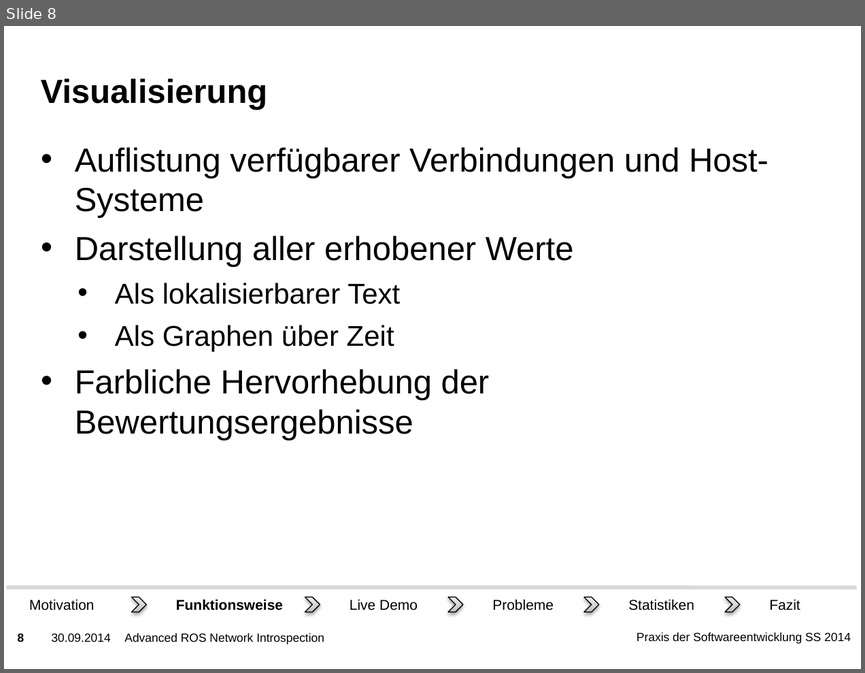
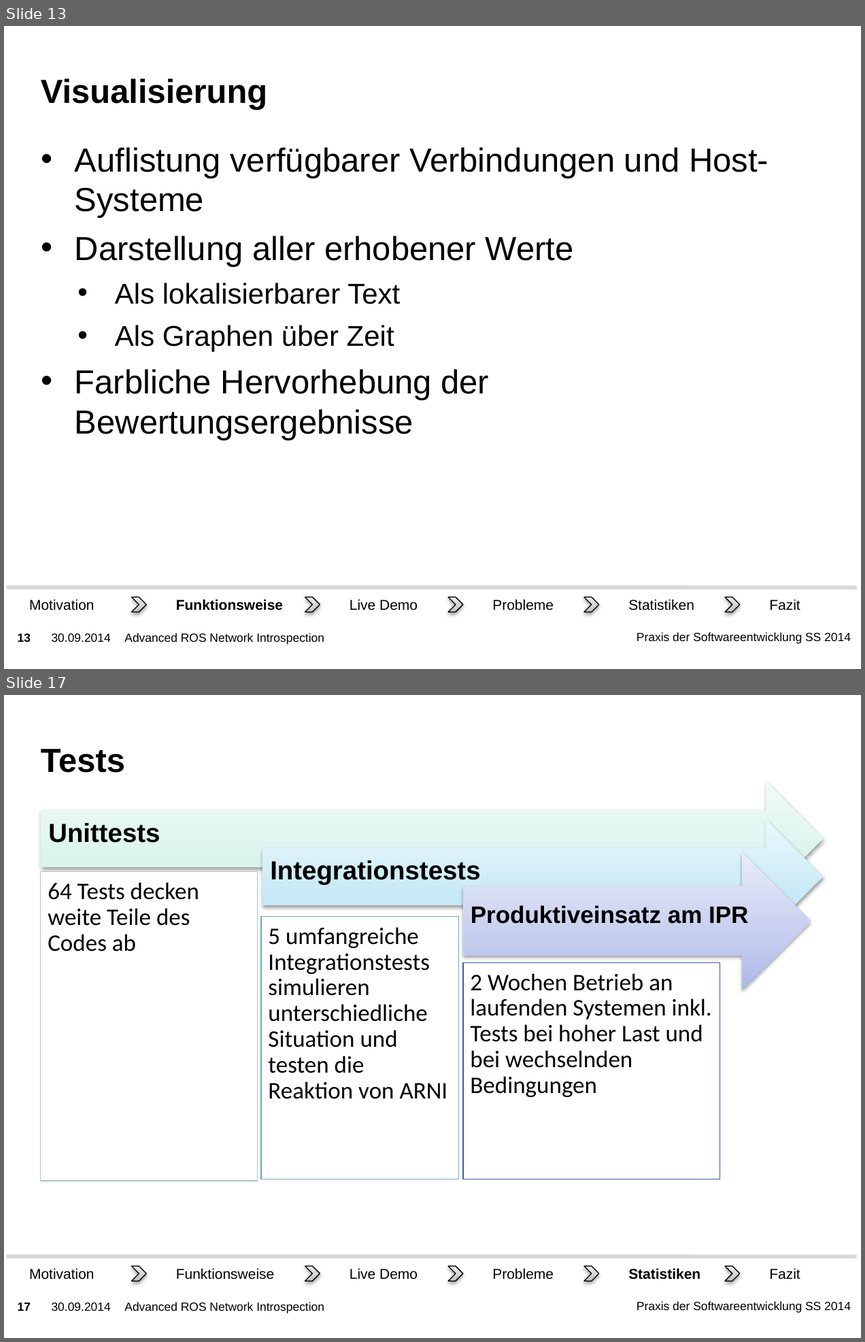
Before and after one commit to ROS-PSE/Documents, a slide deck: Präsentation/Präsentation.pptx. Shown one above the other, each under a label of ours: slide 8 before the commit, slides 13 and 17 after it; the slides between them are not shown. The pictures are 865x673 and 865x1342 pixels, drawn with LibreOffice and Linux fonts; fonts in the diff are those of the drawing; background and template pictures are left out. Boxes give left, top, right and bottom in pixels: in the first picture for what was removed or moved away, otherwise in the second. Text is boxed around its words. In the diff, an @@ line names an element or a change of style, - is before the commit and + after.

```diff
--- a/Präsentation/Präsentation.pptx
+++ b/Präsentation/Präsentation.pptx
@@ slide 17 added at bbox=[4, 695, 861, 1338], background picture (left out); not listed: 3 template elements that a slide beside it also shows @@
@@ title added at bbox=[41, 749, 125, 773], 28 pt, text #000000, bold @@
+Tests
@@ group added at bbox=[41, 781, 823, 1181]: 6 texts, 3 right arrows, 3 rectangles @@
+Unittests
+64 Tests decken weite Teile des Codes ab
+Integrationstests
+5 umfangreiche Integrationstests simulieren unterschiedliche Situation und testen die Reaktion von ARNI
+Produktiveinsatz am IPR
+2 Wochen Betrieb an laufenden Systemen inkl. Tests bei hoher Last und bei wechselnden Bedingungen
@@ group added at bbox=[7, 1256, 857, 1286]: 6 rectangles, 5 chevrons, 1 line @@
+Funktionsweise
+Statistiken
+Live Demo
+Fazit
+Motivation
+Probleme
@@ text added at bbox=[124, 1302, 324, 1313], 10 pt, text #000000 @@
+Advanced ROS Network Introspection
@@ what was slide 8 is now slide 13 @@
@@ page number at bbox=[18, 633, 31, 641]: text changed @@
-8
+13
```
Also in this commit, not shown: 11 other slides added, 2 other files.
